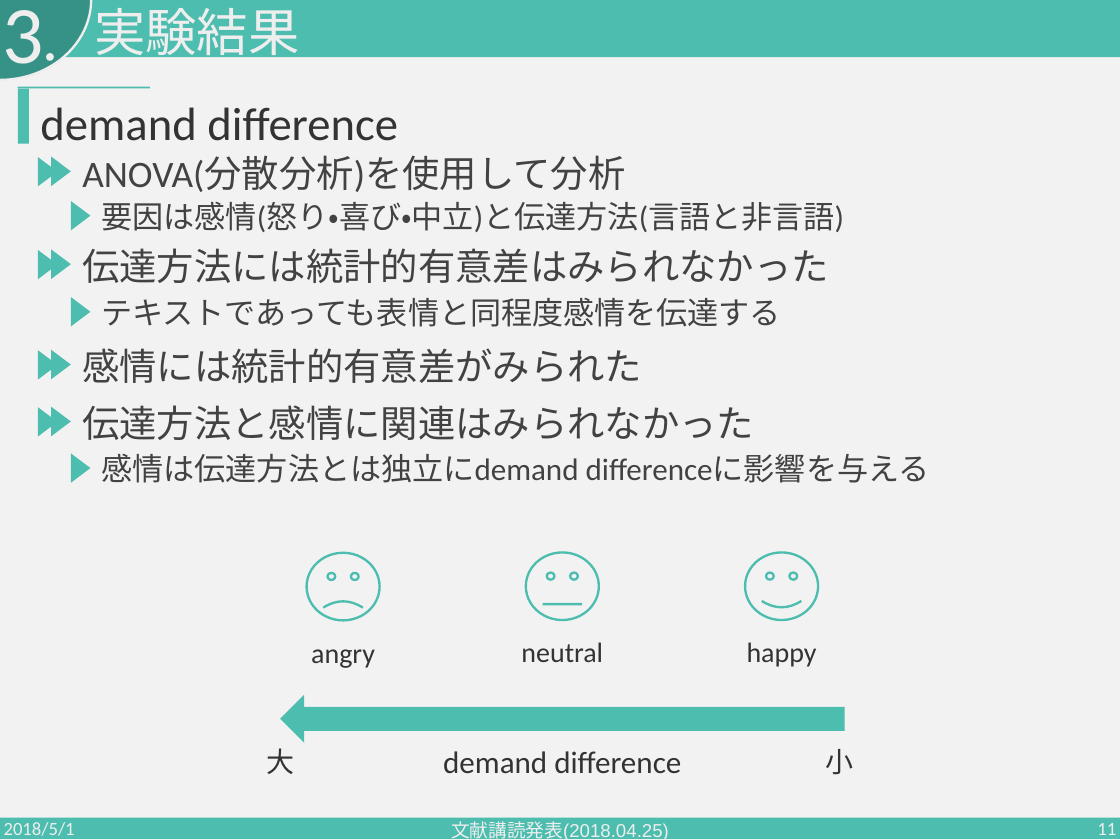
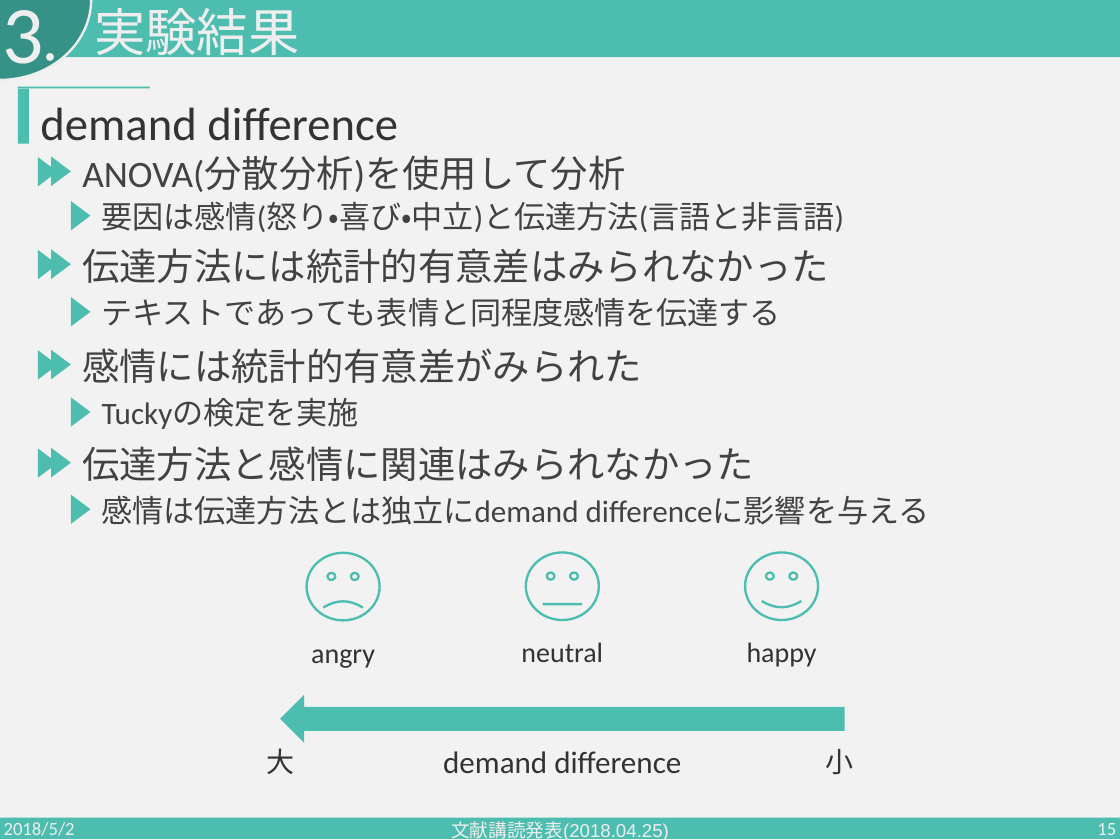
Before and after one commit to PajamaDrive/presentation, a slide deck: slide 15 of presentation_1st.pptx (slide 11 before the commit). Drawn at 1120x840 pixels with LibreOffice and Linux fonts; fonts in the diff are those of the drawing. Boxes give left, top, right and bottom in pixels: in the first picture for what was removed or moved away, otherwise in the second. Text is boxed around its words. In the diff, an @@ line names an element or a change of style, - is before the commit and + after.

```diff
--- a/presentation_1st.pptx
+++ b/presentation_1st.pptx
@@ triangle added at (71, 397, 91, 427), fill #4DBDB0 @@
@@ text added at (102, 398, 359, 429), 40 pt, text #424242 @@
+Tuckyの検定を実施
@@ 3 triangles, 2 texts: place and size @@
-3 triangles, 2 texts at (38, 405, 930, 483)
+3 triangles, 2 texts at (38, 446, 930, 525)
@@ text at (4, 822, 75, 840): text changed @@
-2018/5/1
+2018/5/2
@@ page number at (1097, 823, 1116, 840): text changed @@
-11
+15
```
Also in this commit, not shown: 12 other slides changed, 5 slides added.
